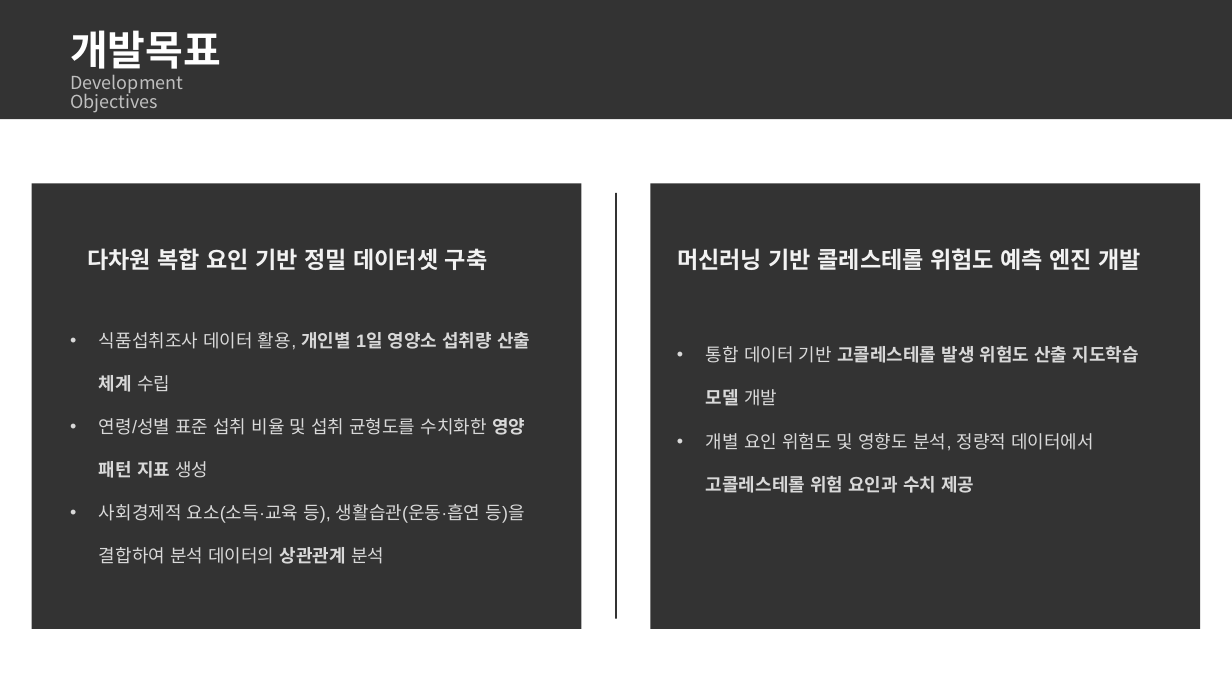
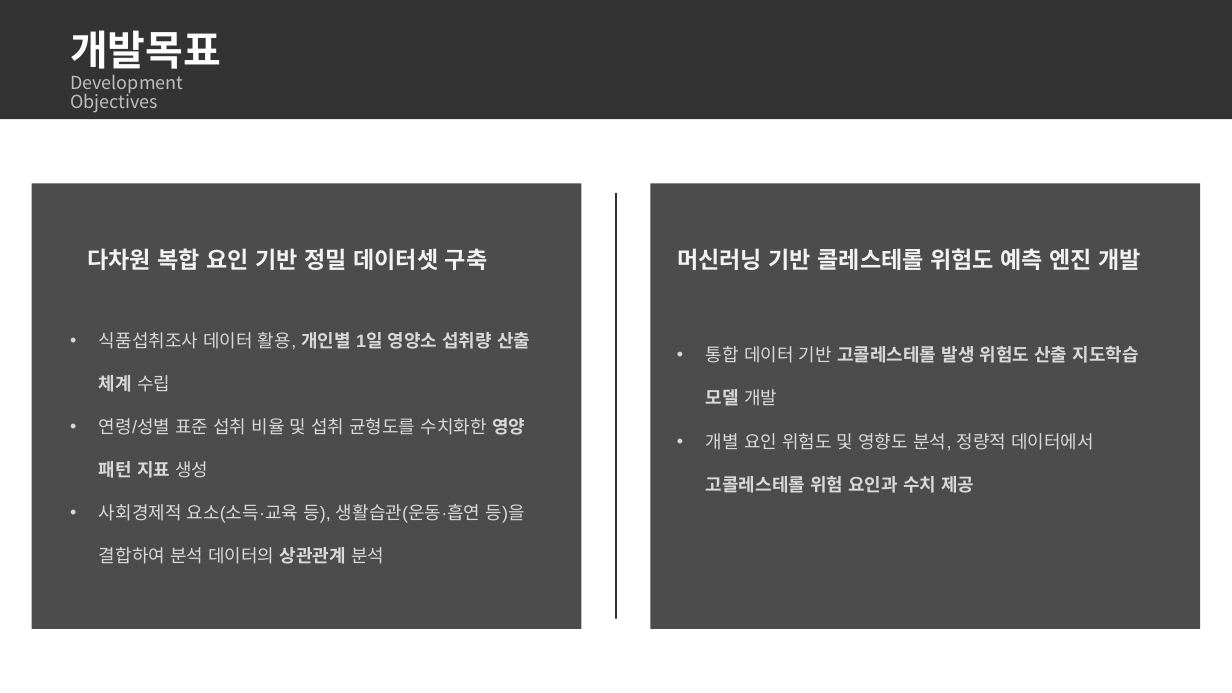
Before and after one commit to dc-inside/LeeSeungChan, a slide deck: slide 4 of 1차 프로젝트/기획/기획서.pptx. Drawn at 1232x693 pixels with LibreOffice and Linux fonts; fonts in the diff are those of the drawing. Boxes give left, top, right and bottom in pixels: in the first picture for what was removed or moved away, otherwise in the second. Text is boxed around its words. In the diff, an @@ line names an element or a change of style, - is before the commit and + after.

```diff
--- a/1차 프로젝트/기획/기획서.pptx
+++ b/1차 프로젝트/기획/기획서.pptx
@@ rectangle at (x1=31, y1=184, x2=581, y2=629): fill #000000 at 80% opacity to #000000 at 70% opacity @@
@@ rectangle at (x1=651, y1=184, x2=1201, y2=629): fill #000000 at 80% opacity to #000000 at 70% opacity @@
```
Also in this commit, not shown: 1 other file.
